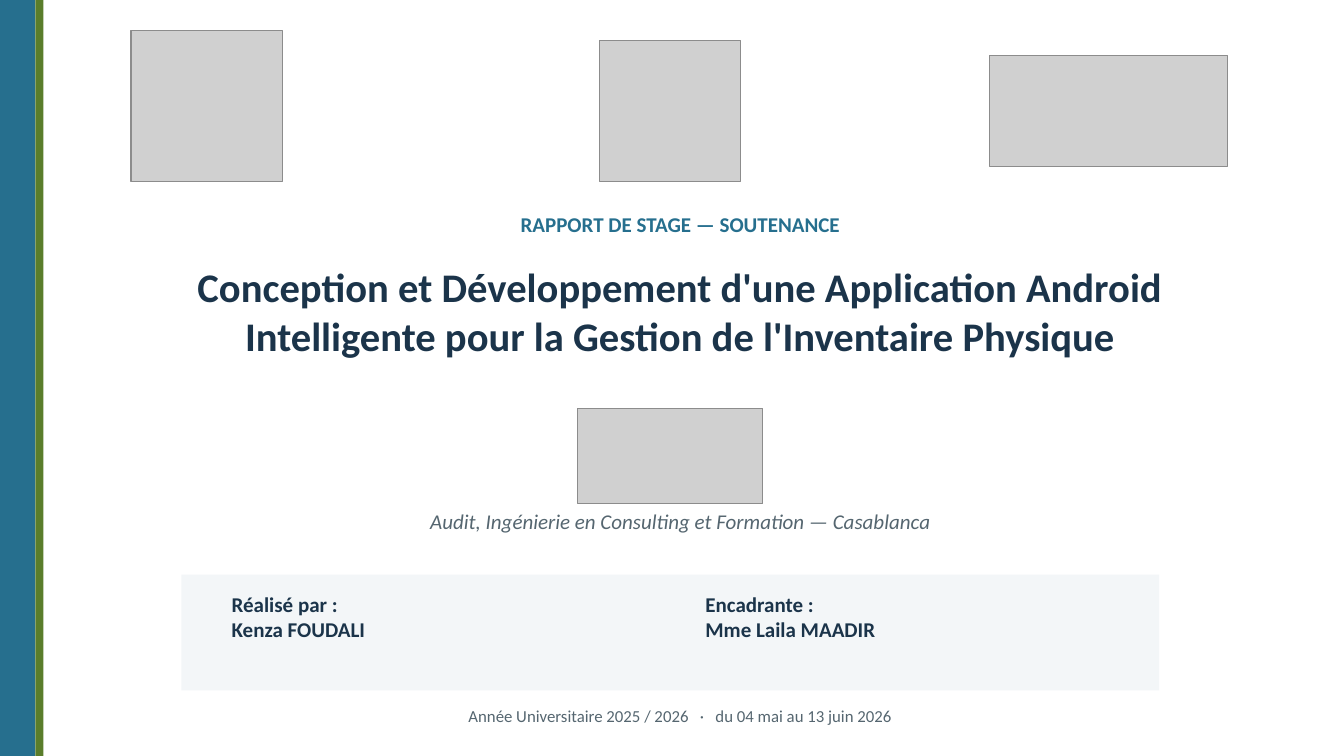
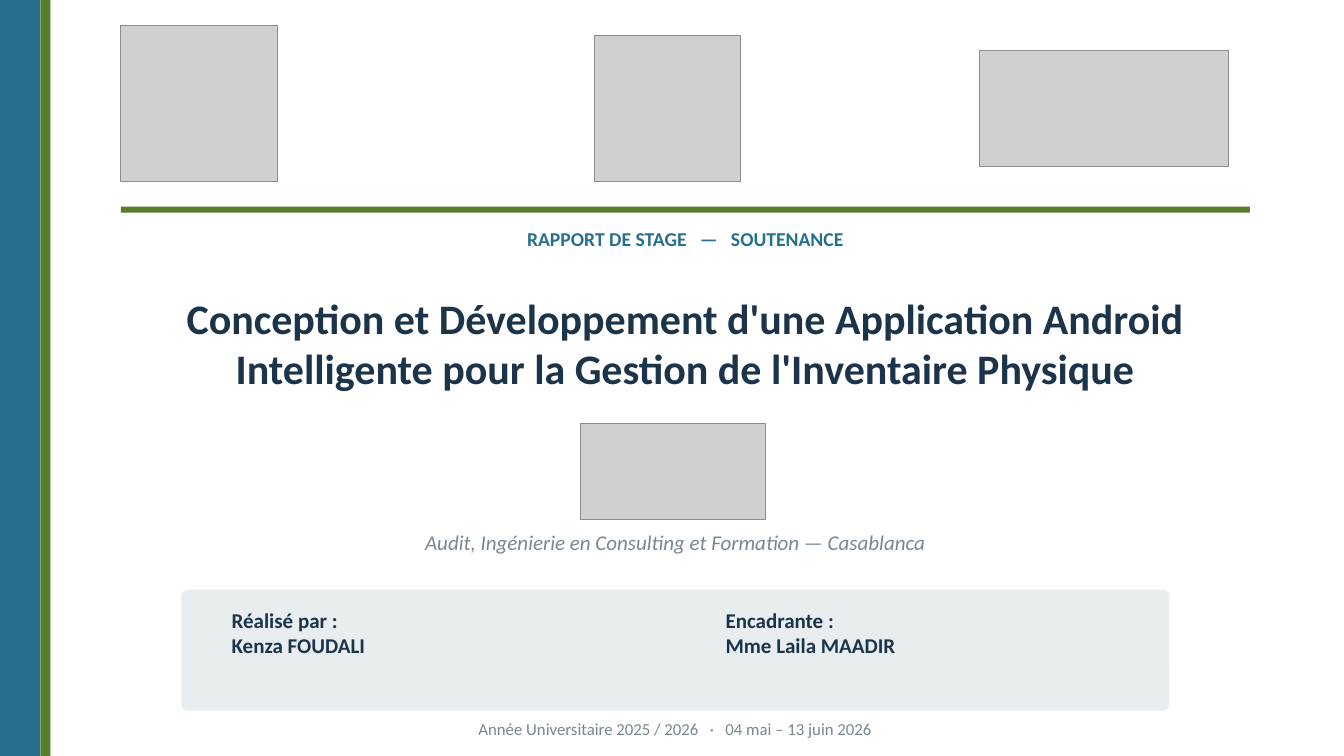
Before and after one commit to Kenzaf12/inventaire-android, a slide deck: slide 1 of soutenance_stage_inventaire_cfc.pptx. Drawn at 1344x756 pixels with LibreOffice and Linux fonts; fonts in the diff are those of the drawing; grey boxes stand for pictures. Boxes give left, top, right and bottom in pixels: in the first picture for what was removed or moved away, otherwise in the second. Text is boxed around its words. In the diff, an @@ line names an element or a change of style, - is before the commit and + after.

```diff
--- a/soutenance_stage_inventaire_cfc.pptx
+++ b/soutenance_stage_inventaire_cfc.pptx
@@ rectangle: place and size @@
-rectangle at <box>0,0,35,756</box>
+rectangle at <box>0,0,40,756</box>
@@ rectangle: place and size @@
-rectangle at <box>35,0,43,756</box>
+rectangle at <box>40,0,50,756</box>
@@ picture: place and size @@
-picture at <box>131,30,282,181</box>
+picture at <box>121,25,277,181</box>
@@ picture: place and size @@
-picture at <box>600,40,741,181</box>
+picture at <box>595,35,741,181</box>
@@ picture: place and size @@
-picture at <box>990,55,1228,166</box>
+picture at <box>980,50,1229,166</box>
@@ rectangle added at <box>121,207,1250,213</box>, fill #5A7D2B @@
@@ text "RAPPORT DE STAGE — SOUTENANCE": place and size @@
-text "RAPPORT DE STAGE — SOUTENANCE" at <box>521,218,840,232</box>
+text "RAPPORT DE STAGE — SOUTENANCE" at <box>527,233,843,246</box>
@@ text "RAPPORT DE STAGE — SOUTENANCE" at <box>527,233,843,246</box>: size 15 to 14 pt @@
@@ text "Conception et Développement d'une Application ...": place and size @@
-text "Conception et Développement d'une Application ..." at <box>197,273,1162,358</box>
+text "Conception et Développement d'une Application ..." at <box>187,304,1183,391</box>
@@ text "Conception et Développement d'une Application ..." at <box>187,304,1183,391</box>: size 29 to 30 pt @@
@@ picture: place and size @@
-picture at <box>578,408,763,504</box>
+picture at <box>581,423,766,519</box>
@@ text "Audit, Ingénierie en Consulting et ...": place and size @@
-text "Audit, Ingénierie en Consulting et ..." at <box>430,514,930,533</box>
+text "Audit, Ingénierie en Consulting et ..." at <box>425,535,925,554</box>
@@ text "Audit, Ingénierie en Consulting et ..." at <box>425,535,925,554</box>: text colour #556670 to #778890 @@
@@ rectangle removed at <box>181,575,1159,691</box> @@
@@ rounded rectangle added at <box>181,590,1170,711</box>, fill #E8EDF0 @@
@@ text "Réalisé par :": place and size @@
-text "Réalisé par :" at <box>232,597,365,637</box>
+text "Réalisé par :" at <box>232,613,365,653</box>
@@ text "Encadrante :": place and size @@
-text "Encadrante :" at <box>705,597,875,637</box>
+text "Encadrante :" at <box>726,613,895,653</box>
@@ text at <box>478,723,871,738</box>: text changed; text colour #556670 to #778890 @@
-Année Universitaire 2025 / 2026 · du 04 mai au 13 juin 2026
+Année Universitaire 2025 / 2026 · 04 mai – 13 juin 2026
```
Also in this commit, not shown: 7 other slides changed, 8 slides added, 18 slides removed, 1 other file.
